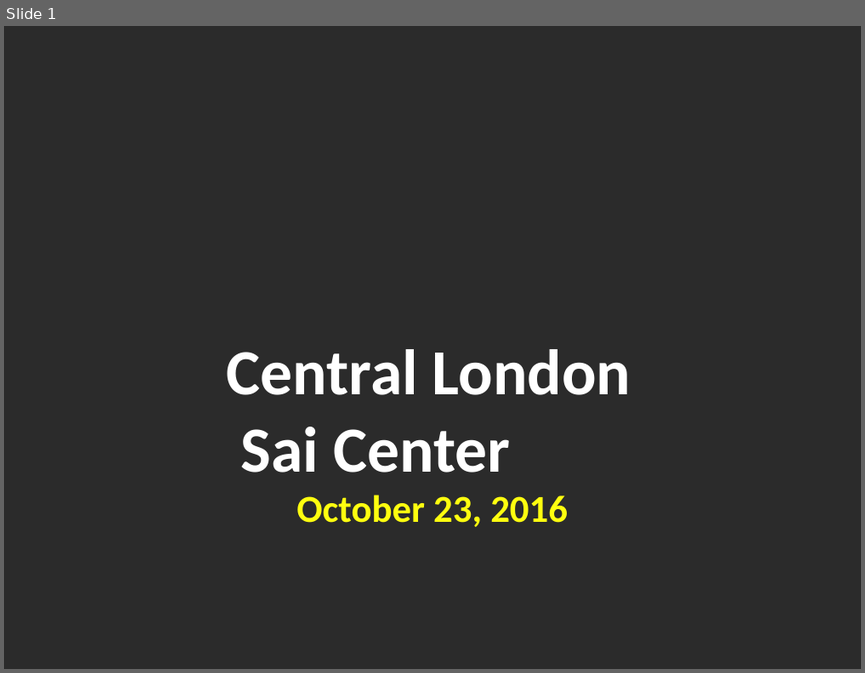
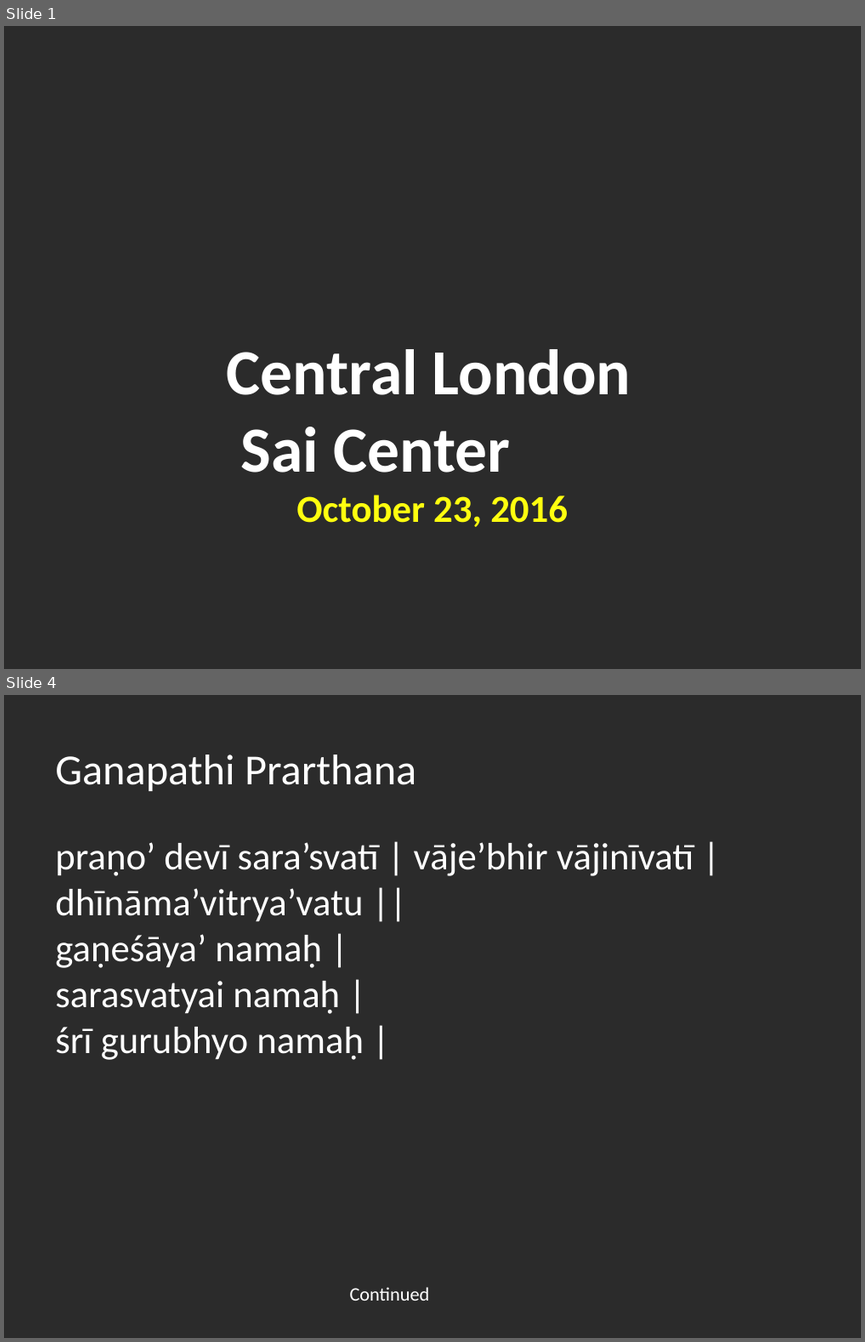
Before and after one commit to riteshreddyr/bhajanpresentationmaker, a slide deck: generated_ppts/bhajans.pptx. Shown one above the other, each under a label of ours: slide 1 before the commit, slides 1 and 4 after it; the slides between them are not shown. The pictures are 865x673 and 865x1342 pixels, drawn with LibreOffice and Linux fonts; fonts in the diff are those of the drawing; background and template pictures are left out; a plain dark background stands for a picture behind light text. Boxes give left, top, right and bottom in pixels: in the first picture for what was removed or moved away, otherwise in the second. Text is boxed around its words. In the diff, an @@ line names an element or a change of style, - is before the commit and + after.

Commit message:
Change experimental presentation manager templating to be more specific.
Fixes bug where text was being cut off it it included braces (escaping
issue)

```diff
--- a/generated_ppts/bhajans.pptx
+++ b/generated_ppts/bhajans.pptx
@@ slide 4 added at [4,695,861,1338], background picture (left out) @@
@@ text added at [55,755,416,791], 36 pt, text #FFFFFF @@
+Ganapathi Prarthana
@@ text added at [55,842,693,1060], 32 pt, text #FFFFFF @@
+praṇo’ devī sara’svatī | vāje’bhir vājinīvatī |
+dhīnāma’vitrya’vatu ||
+gaṇeśāya’ namaḥ |
+sarasvatyai namaḥ |
+śrī gurubhyo namaḥ |
@@ text added at [350,1287,430,1300], 16 pt, text #FFFFFF @@
+Continued
```
Also in this commit, not shown: 3 other slides added, 2 slides removed, 1 other file.
